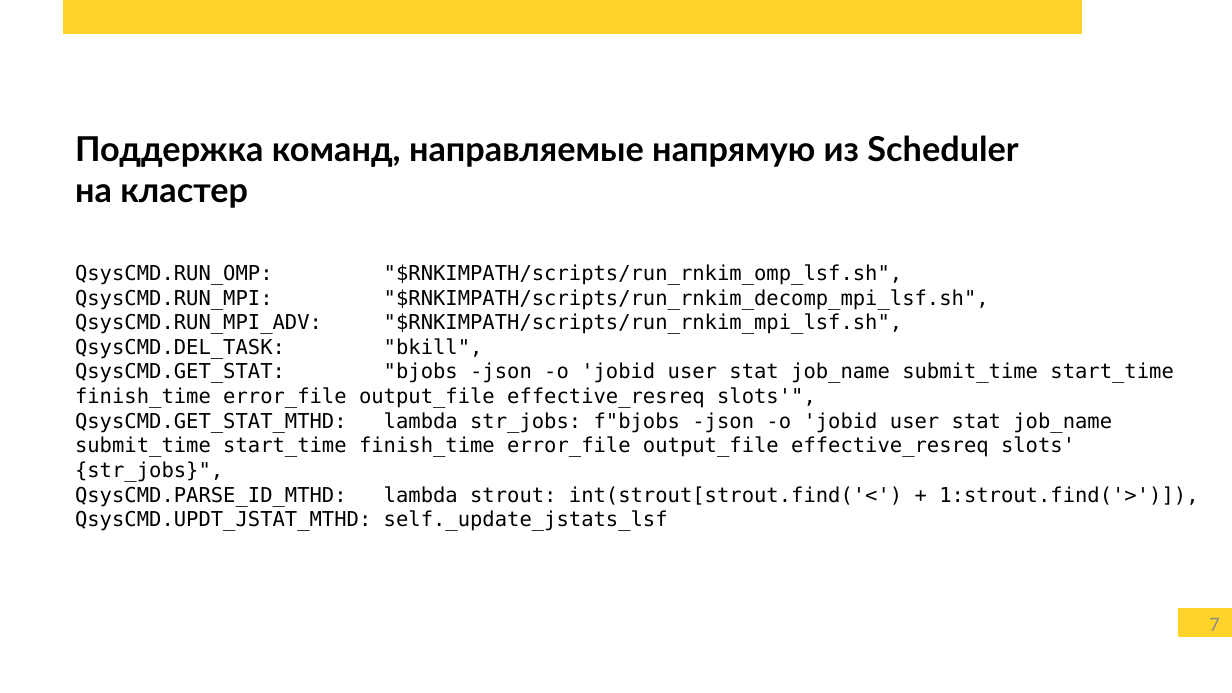
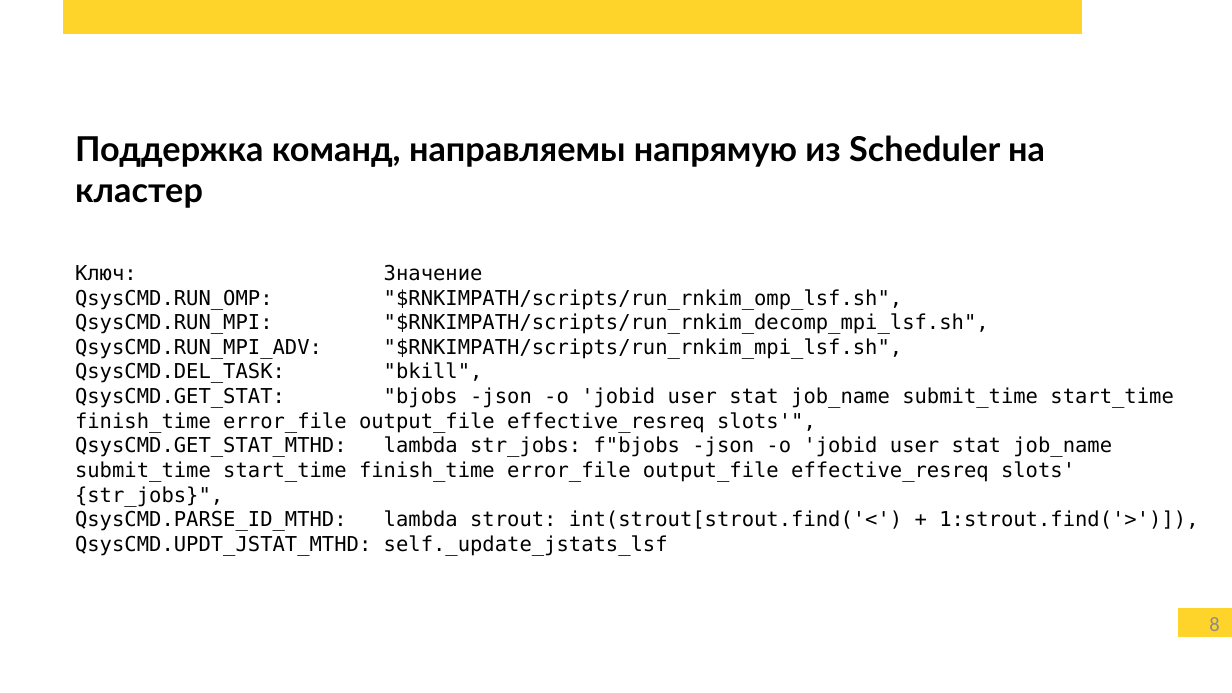
Before and after one commit to alz610/master-coursework, a slide deck: slide 8 of presentation/presentation.odp (slide 7 before the commit). Drawn at 1232x693 pixels with LibreOffice and Linux fonts; fonts in the diff are those of the drawing; background and template pictures are left out. Boxes give left, top, right and bottom in pixels: in the first picture for what was removed or moved away, otherwise in the second. Text is boxed around its words. In the diff, an @@ line names an element or a change of style, - is before the commit and + after.

```diff
--- a/presentation/presentation.odp
+++ b/presentation/presentation.odp
@@ text at box(75, 135, 1045, 208): text changed @@
-Поддержка команд, направляемые напрямую из Scheduler на кластер
+Поддержка команд, направляемы напрямую из Scheduler на кластер
@@ text at box(75, 264, 483, 281): paragraph added @@
+Ключ: Значение
@@ page number at box(1209, 617, 1219, 631): text changed @@
-7
+8
```
Also in this commit, not shown: 4 other slides changed, 5 slides added, 7 other files.
